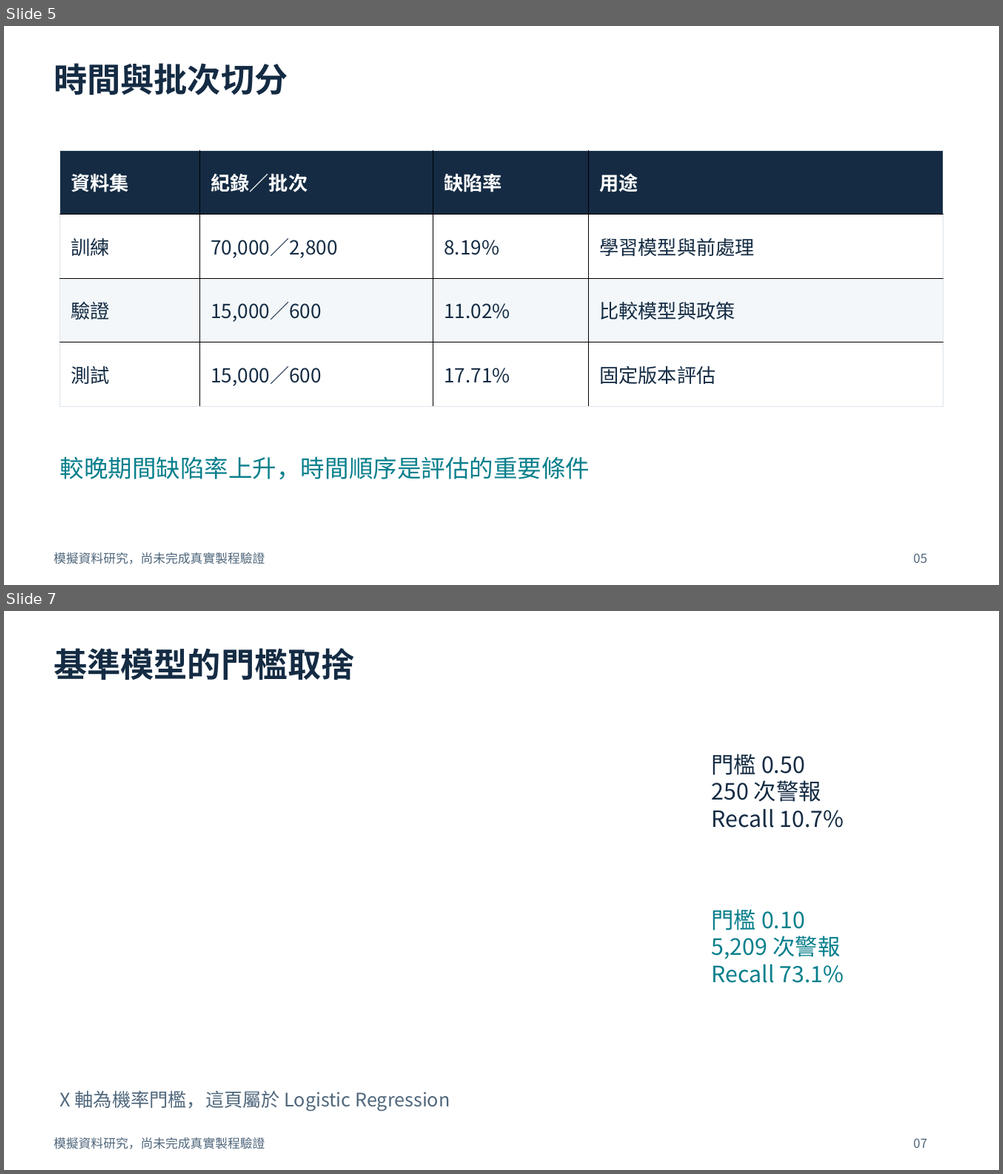
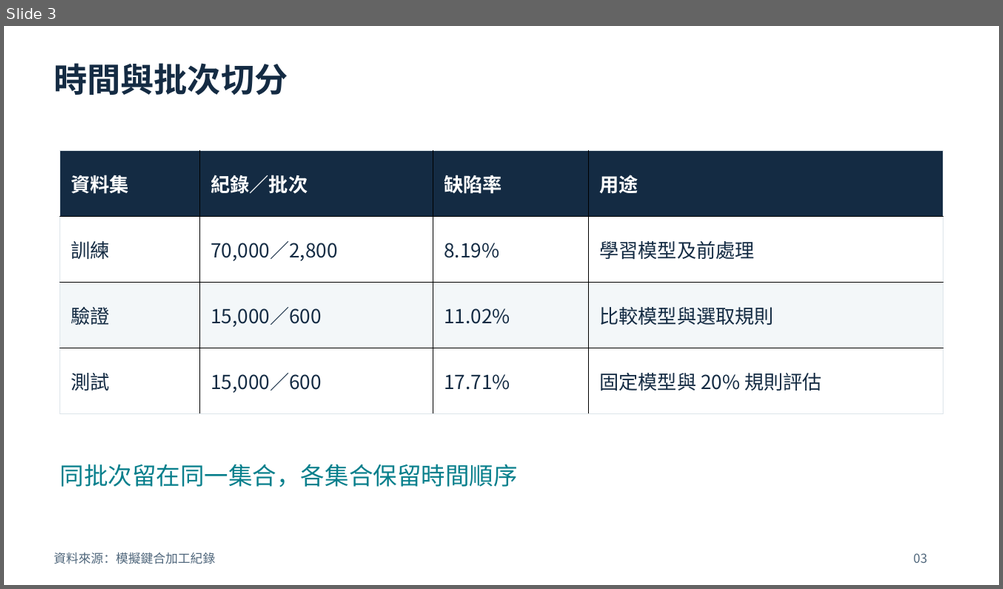
Before and after one commit to chelsietao/soic-bonding-quality-risk-prediction, a slide deck: presentations/SoIC_Process_Engineer_Briefing_ZH.pptx. Shown one above the other, each under a label of ours: slides 5 and 7 before the commit, slide 3 after it; the slides between them are not shown. The pictures are 1003x1174 and 1003x589 pixels, drawn with LibreOffice and Linux fonts; fonts in the diff are those of the drawing. Boxes give left, top, right and bottom in pixels: in the first picture for what was removed or moved away, otherwise in the second. Text is boxed around its words. In the diff, an @@ line names an element or a change of style, - is before the commit and + after.

```diff
--- a/presentations/SoIC_Process_Engineer_Briefing_ZH.pptx
+++ b/presentations/SoIC_Process_Engineer_Briefing_ZH.pptx
@@ slide 7 removed at <box>4,611,999,1170</box>, background #FFFFFF @@
@@ text removed at <box>54,648,355,680</box> @@
-基準模型的門檻取捨
@@ text removed at <box>711,754,844,828</box> @@
-門檻 0.50
-250 次警報
-Recall 10.7%
@@ text removed at <box>711,909,844,983</box> @@
-門檻 0.10
-5,209 次警報
-Recall 73.1%
@@ text removed at <box>60,1091,449,1112</box> @@
-X 軸為機率門檻，這頁屬於 Logistic Regression
@@ text removed at <box>54,1138,264,1150</box> @@
-模擬資料研究，尚未完成真實製程驗證
@@ text removed at <box>913,1139,927,1148</box> @@
-07
@@ what was slide 5 is now slide 3 @@
@@ slide 3 changed as well @@
@@ table at <box>60,150,942,414</box> @@
-row 2, column 4: 學習模型與前處理
+row 2, column 4: 學習模型及前處理
-row 3, column 4: 比較模型與政策
+row 3, column 4: 比較模型與選取規則
-row 4, column 4: 固定版本評估
+row 4, column 4: 固定模型與 20% 規則評估
@@ text at <box>60,464,518,488</box>: text changed @@
-較晚期間缺陷率上升，時間順序是評估的重要條件
+同批次留在同一集合，各集合保留時間順序
@@ text at <box>54,553,215,565</box>: text changed @@
-模擬資料研究，尚未完成真實製程驗證
+資料來源：模擬鍵合加工紀錄
@@ text at <box>913,554,927,563</box>: text changed @@
-05
+03
```
Also in this commit, not shown: 3 other slides changed, 20 slides added, 15 other slides removed, 13 other files.
